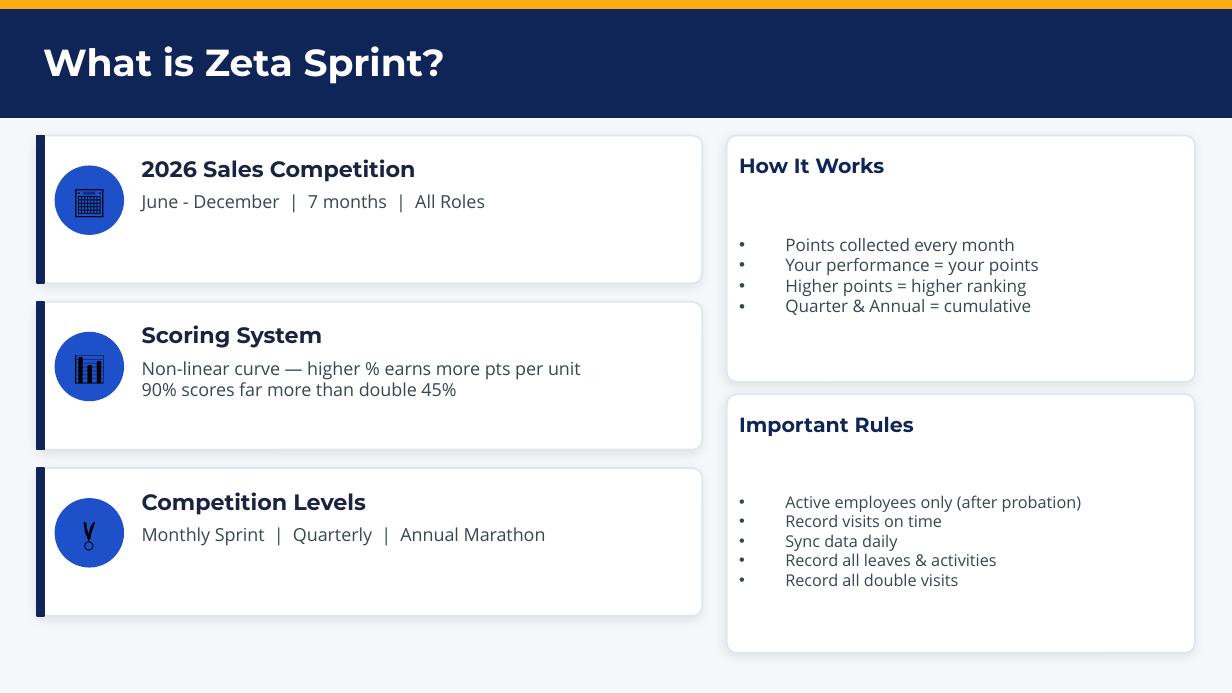
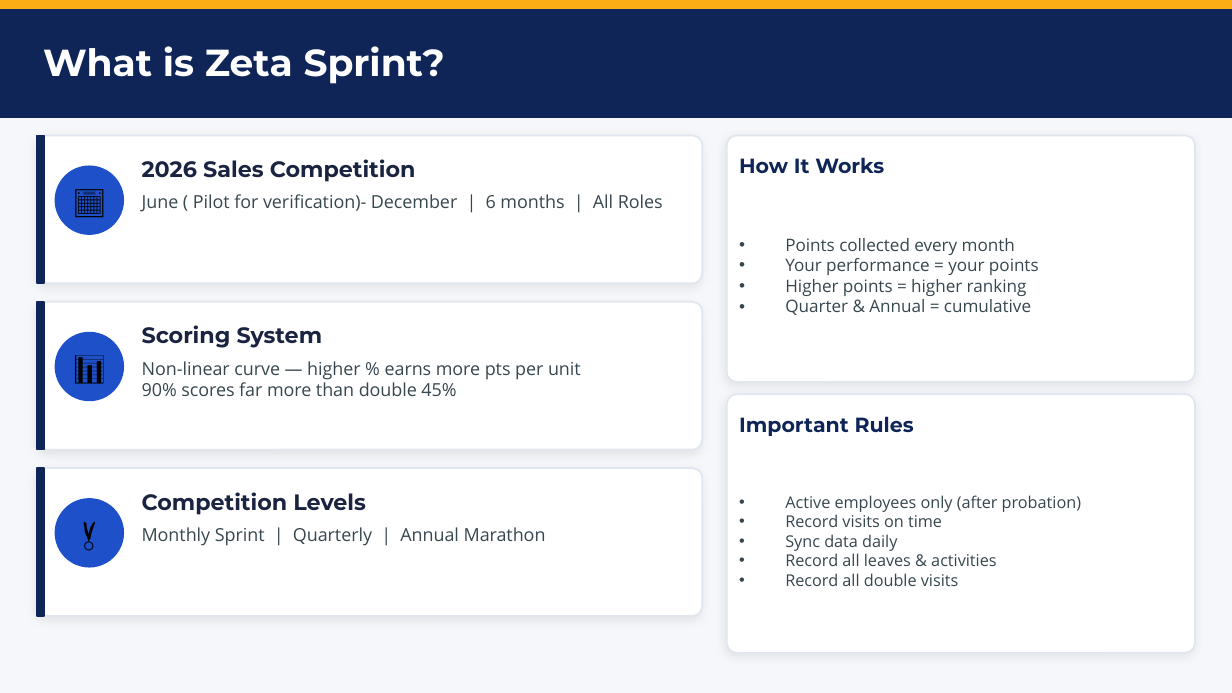
Before and after one commit to ahmedabdallahsfe-ai/zeta-intel-dashboard, a slide deck: slide 2 of zeta sprint/Zeta_Sprint_2026_Complete.pptx. Drawn at 1232x693 pixels with LibreOffice and Linux fonts; fonts in the diff are those of the drawing. Boxes give left, top, right and bottom in pixels: in the first picture for what was removed or moved away, otherwise in the second. Text is boxed around its words. In the diff, an @@ line names an element or a change of style, - is before the commit and + after.

```diff
--- a/zeta sprint/Zeta_Sprint_2026_Complete.pptx
+++ b/zeta sprint/Zeta_Sprint_2026_Complete.pptx
@@ text at <box>142,194,663,211</box>: text changed @@
-June - December | 7 months | All Roles
+June ( Pilot for verification)- December | 6 months | All Roles
```
Also in this commit, not shown: 2 other slides changed, 51 other files.
